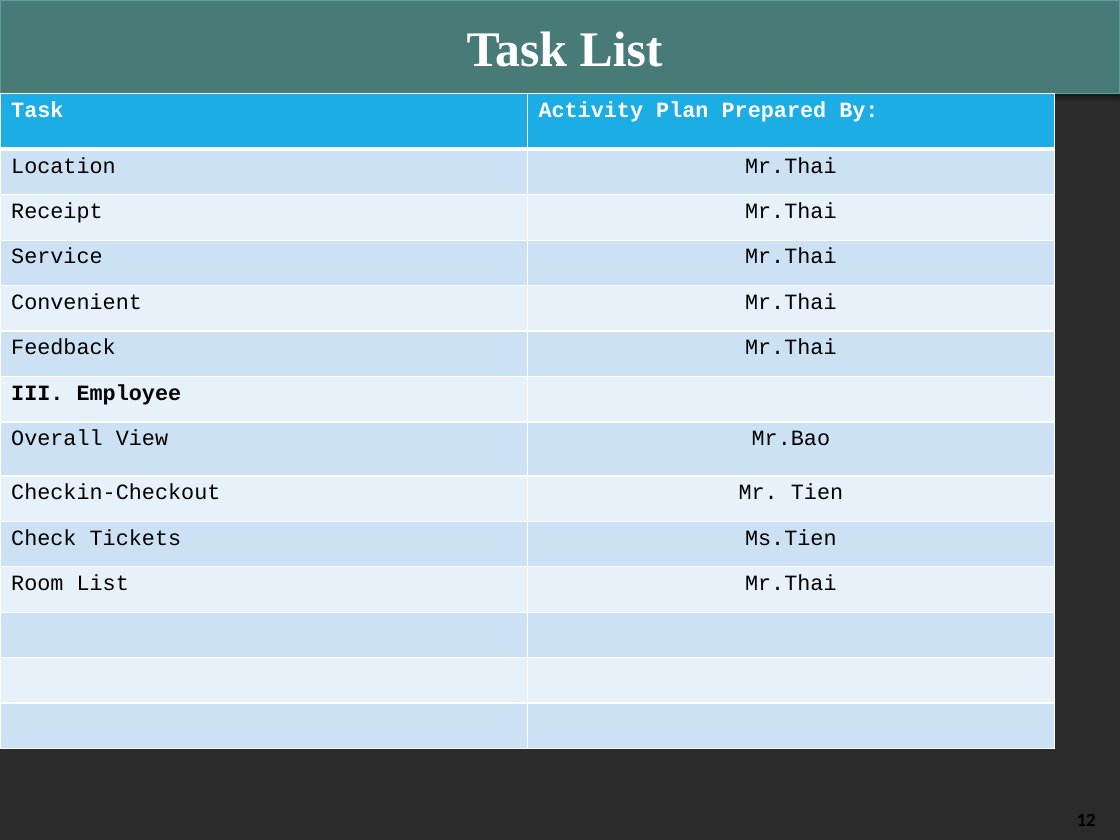
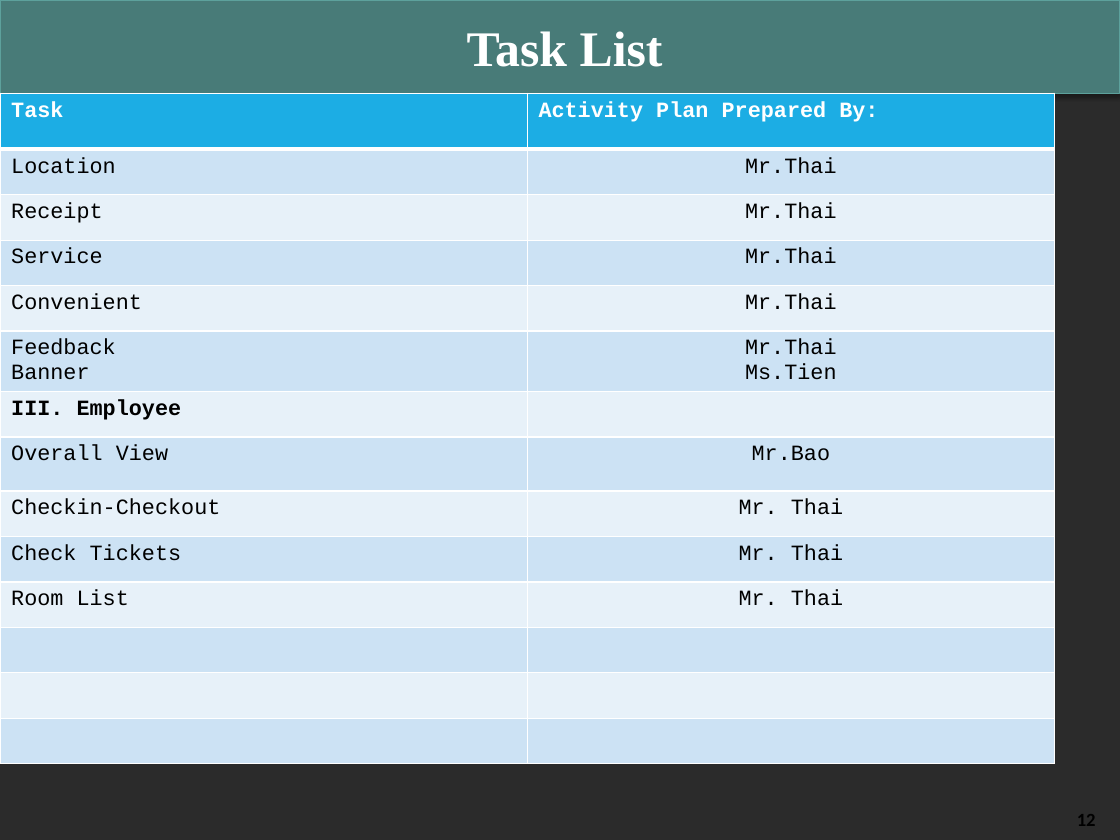
Before and after one commit to lytie/Projectsem4, a slide deck: slide 12 of doc/Project4_Report.pptx. Drawn at 1120x840 pixels with LibreOffice and Linux fonts; fonts in the diff are those of the drawing; background and template pictures are left out; a plain dark background stands for a picture behind light text. Boxes give left, top, right and bottom in pixels: in the first picture for what was removed or moved away, otherwise in the second. Text is boxed around its words. In the diff, an @@ line names an element or a change of style, - is before the commit and + after.

```diff
--- a/doc/Project4_Report.pptx
+++ b/doc/Project4_Report.pptx
@@ table at [0, 93, 1055, 781] @@
-row 6, column 1: Feedback
+row 6, column 1: Feedback / Banner
-row 6, column 2: Mr.Thai
+row 6, column 2: Mr.Thai / Ms.Tien
-row 9, column 2: Mr. Tien
+row 9, column 2: Mr. Thai
-row 10, column 2: Ms.Tien
+row 10, column 2: Mr. Thai
-row 11, column 2: Mr.Thai
+row 11, column 2: Mr. Thai
```
Also in this commit, not shown: 2 other slides changed, 4 other files.
